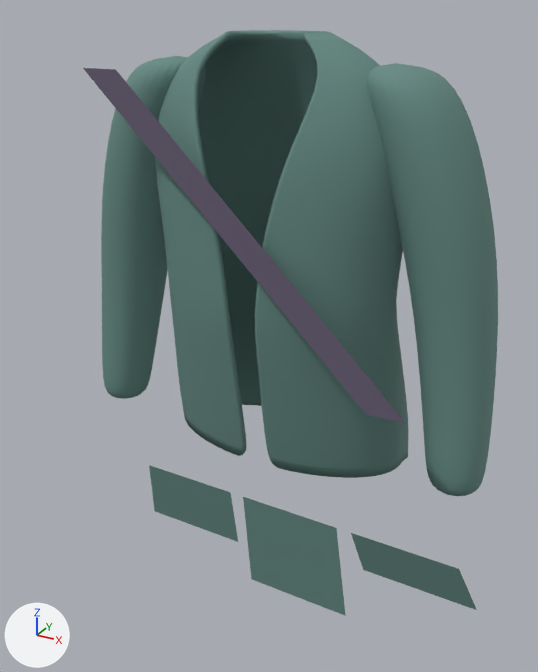
The glTF model assets/models/looks/adult_party.glb as it was, and as the next commit left it.
Camera for both pictures: a 50 mm lens placed at (0.441, -0.822, 1.438), pointed at (-0.004, -0.012, 1.033). Every picture has the same lights, and +X, +Y and +Z are marked at lower left. The older version comes first. Vertices at exactly the same position are counted once.

The first picture shows 'Outfit_Party_Hem', 'Outfit_Party_Hem.001', 'Outfit_Party_Hem.002', 'Outfit_Party_Sash', 'Outfit_Party_Sleeve', 'Outfit_Party_Sleeve.001', 'Outfit_Party_Wrap'.
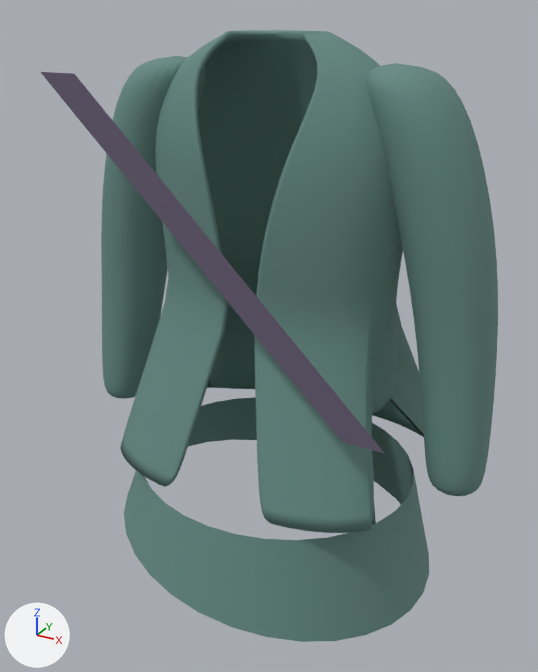
Diff of the bpy script that builds the scene:
```diff
--- a/assets/models/looks/adult_party.glb.py
+++ b/assets/models/looks/adult_party.glb.py
@@ me_outfit_party_hem @@
 # used by ob_outfit_party_hem; location = (0.0, 0.0, 0.0)
-me_outfit_party_hem.from_pydata(...)  # 48 vertices, 70 faces; spans x -0.173..-0.02, y -0.094..-0.074, z 0.725..0.825
+me_outfit_party_hem.from_pydata(...)  # 256 vertices, 448 faces; spans x -0.237..0.237, y -0.209..0.209, z 0.685..0.835
+# me_outfit_party_hem part 1: 48 vertices removed from x -0.173..-0.02, y -0.094..-0.074, z 0.725..0.825; 256 vertices added at x -0.237..0.237, y -0.209..0.209, z 0.685..0.835
 me_outfit_party_hem.materials.append(mat_top)
@@ me_outfit_party_sash @@
 # used by ob_outfit_party_sash; location = (0.0, 0.0, 0.0)
-me_outfit_party_sash.from_pydata(...)  # 80 vertices, 120 faces; spans x -0.205..0.225, y -0.106, z 1.009..1.374
+me_outfit_party_sash.from_pydata(...)  # 80 vertices, 120 faces; spans x -0.205..0.225, y -0.175, z 1.009..1.374
+# me_outfit_party_sash part 2: the whole mesh is moved by (0.0, -0.069, 0.0)
 me_outfit_party_sash.materials.append(mat_bottom)
@@ me_outfit_party_wrap @@
 # used by ob_outfit_party_wrap; location = (0.0, 0.0, 0.0)
-me_outfit_party_wrap.from_pydata(...)  # 9650 vertices, 19296 faces; spans x -0.176..0.176, y -0.094..0.164, z 0.825..1.414
+me_outfit_party_wrap.from_pydata(...)  # 9650 vertices, 19296 faces; spans x -0.206..0.206, y -0.163..0.207, z 0.825..1.414
+# me_outfit_party_wrap part 3: 3088 of 9650 vertices moved; they spanned x -0.176..0.176, y -0.09..0.164, z 0.825..1.066 and now span x -0.206..0.206, y -0.163..0.207, z 0.825..1.075; mean shift (0.0, -0.02, 0.018); largest move (0.17, 0.095, 0.837) -> (0.152, 0.055, 0.951)
 me_outfit_party_wrap.materials.append(mat_top)
@@ ob_outfit_party_hem_001 @@
-ob_outfit_party_hem_001 = bpy.data.objects.new('Outfit_Party_Hem.001', me_outfit_party_hem_001)
-ob_outfit_party_hem_001.location = (0.0, 0.0, 0.0)
@@ ob_outfit_party_hem_002 @@
-ob_outfit_party_hem_002 = bpy.data.objects.new('Outfit_Party_Hem.002', me_outfit_party_hem_002)
-ob_outfit_party_hem_002.location = (0.0, 0.0, 0.0)
```

Where the change shows, as pixel boxes [x1, y1, x2, y2] in the pictures (538 x 672 px; the box of a moved part takes in the faces that stretch with it):
'Outfit_Party_Wrap', reshaped (21% wider, 12% taller): before [156, 30, 408, 478]; after [120, 30, 424, 533]
'Outfit_Party_Hem', reshaped (240% wider, 215% taller): before [149, 465, 238, 542]; after [124, 397, 429, 642]
'Outfit_Party_Sash', moved: before [83, 68, 406, 424]; after [41, 72, 385, 454]
'Outfit_Party_Hem.001', deleted (cyan): before [243, 497, 346, 616]
'Outfit_Party_Hem.002', deleted (cyan): before [351, 533, 477, 610]
part 3 of me_outfit_party_wrap, moved or reshaped: before [169, 263, 408, 478]; after [120, 263, 424, 533]
